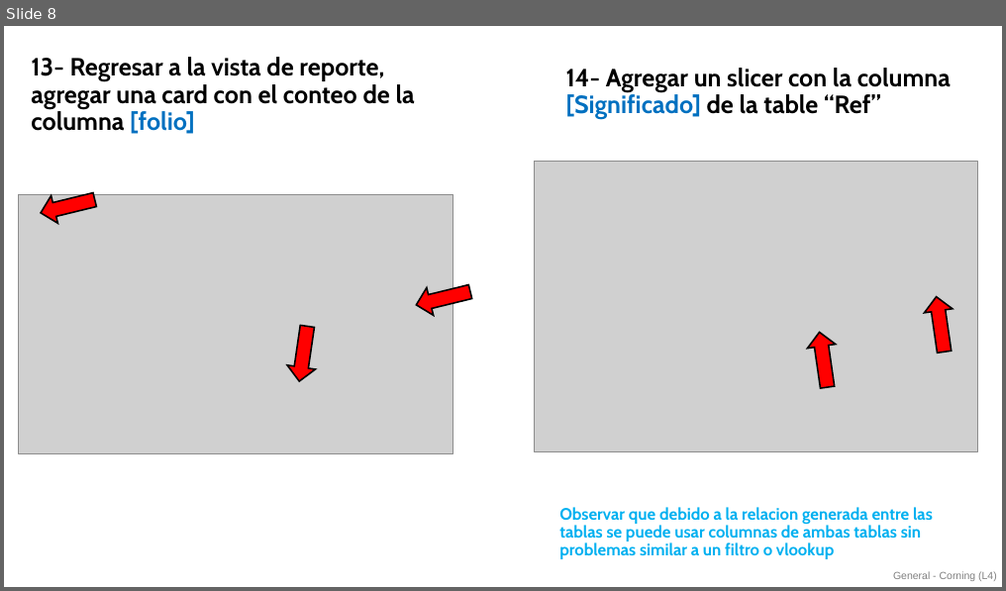
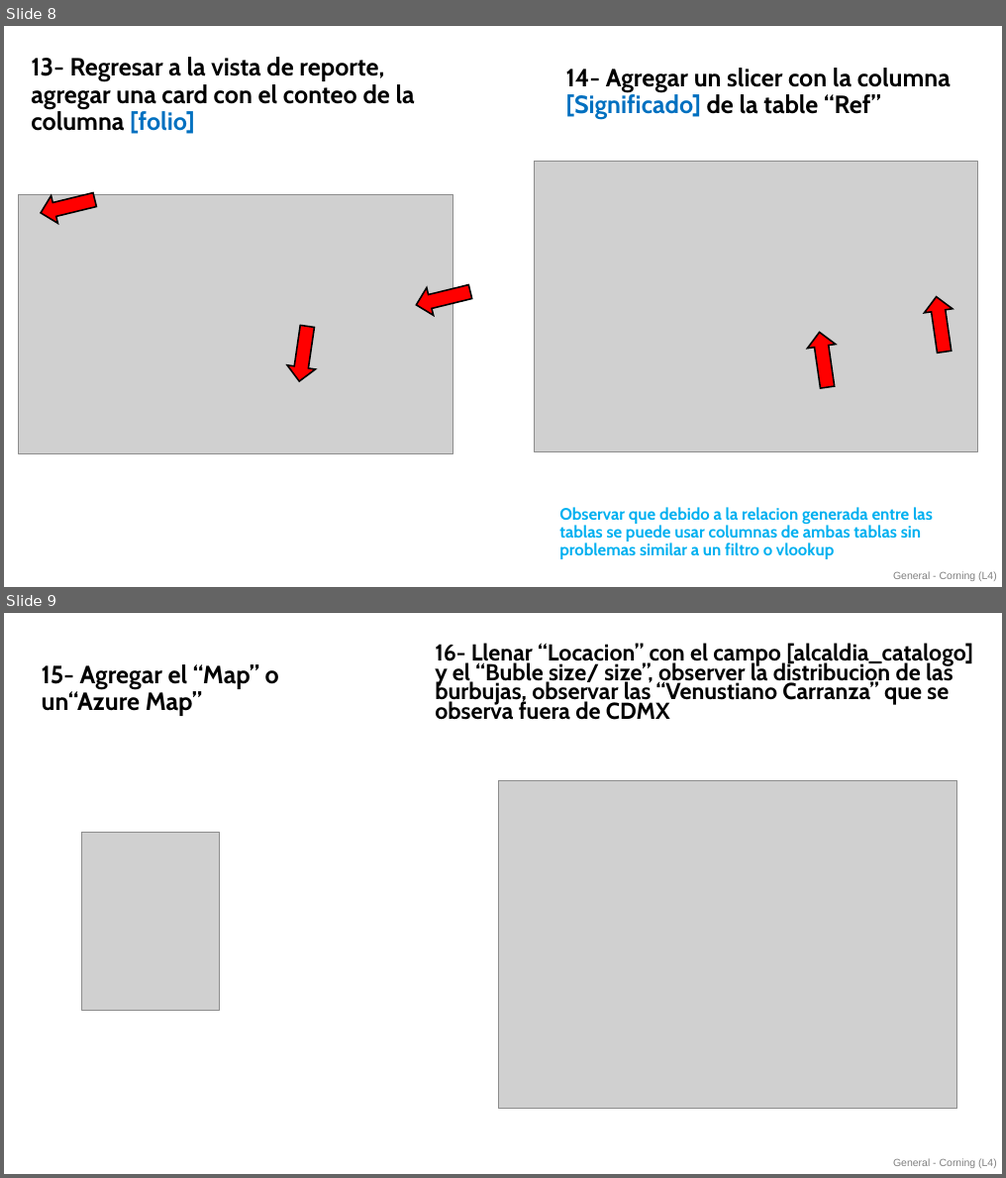
Before and after one commit to EduardoGlzF/PBICourses, a slide deck: Clase6.pptx. Shown one above the other, each under a label of ours: slide 8 before the commit, slides 8 and 9 after it. The pictures are 1006x591 and 1006x1178 pixels, drawn with LibreOffice and Linux fonts; fonts in the diff are those of the drawing; grey boxes stand for pictures. Boxes give left, top, right and bottom in pixels: in the first picture for what was removed or moved away, otherwise in the second. Text is boxed around its words. In the diff, an @@ line names an element or a change of style, - is before the commit and + after.

```diff
--- a/Clase6.pptx
+++ b/Clase6.pptx
@@ slide 9 added at (4, 613, 1002, 1174), background #FFFFFF; not listed: 1 template element that a slide beside it also shows @@
@@ text added at (42, 664, 279, 716), 24 pt, text #000000, bold @@
+15- Agregar el “Map” o un“Azure Map”
@@ text added at (435, 643, 973, 720), 22.2 pt, text #000000, bold @@
+16- Llenar “Locacion” con el campo [alcaldia_catalogo] y el “Buble size/ size”, observer la distribucion de las burbujas, observar las “Venustiano Carranza” que se observa fuera de CDMX
@@ picture added at (498, 780, 957, 1109) @@
@@ picture added at (81, 832, 219, 1010) @@
```
Also in this commit, not shown: 3 other slides added.
